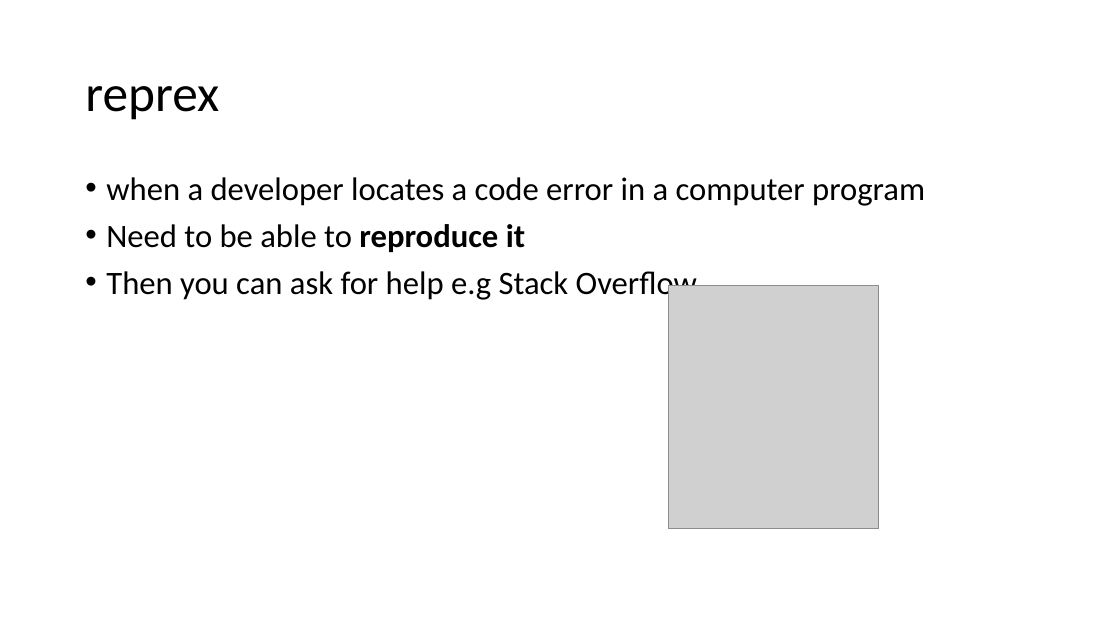
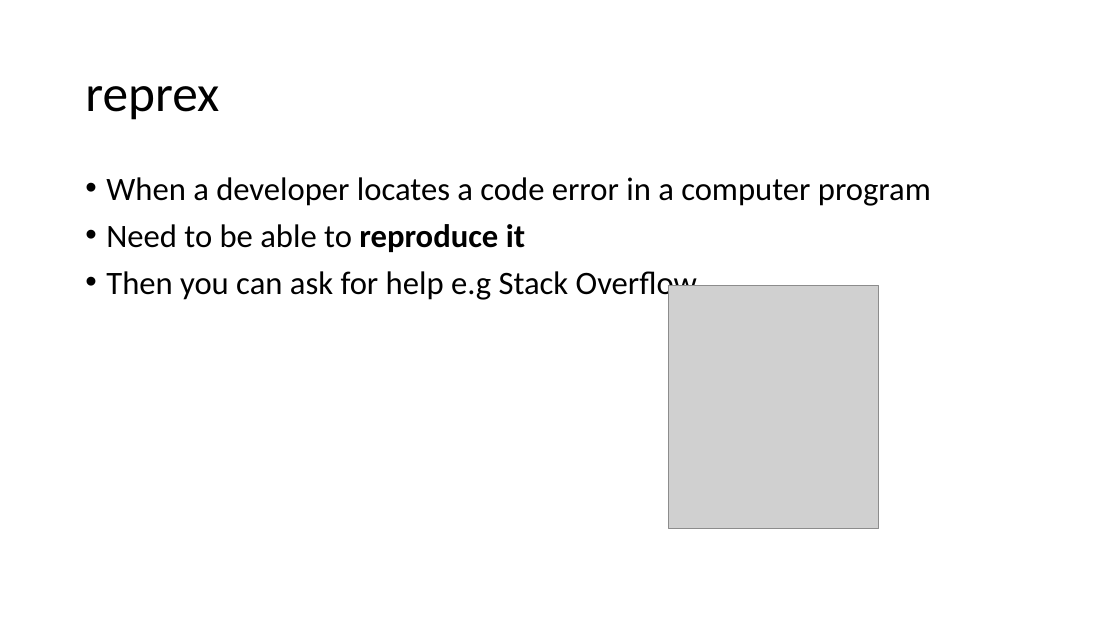
Before and after one commit to sophiefeldmanbright/ScHARR-open-science-workshop, a slide deck: slide 4 of content/resources/6-debugging/debugging.pptx. Drawn at 1120x630 pixels with LibreOffice and Linux fonts; fonts in the diff are those of the drawing; grey boxes stand for pictures. Boxes give left, top, right and bottom in pixels: in the first picture for what was removed or moved away, otherwise in the second. Text is boxed around its words. In the diff, an @@ line names an element or a change of style, - is before the commit and + after.

```diff
--- a/content/resources/6-debugging/debugging.pptx
+++ b/content/resources/6-debugging/debugging.pptx
@@ text at box(106, 177, 931, 206): text changed @@
-• when a developer locates a code error in a computer program
+• When a developer locates a code error in a computer program
```
Also in this commit, not shown: 1 other slide changed, 1 slide removed, 16 other files.
